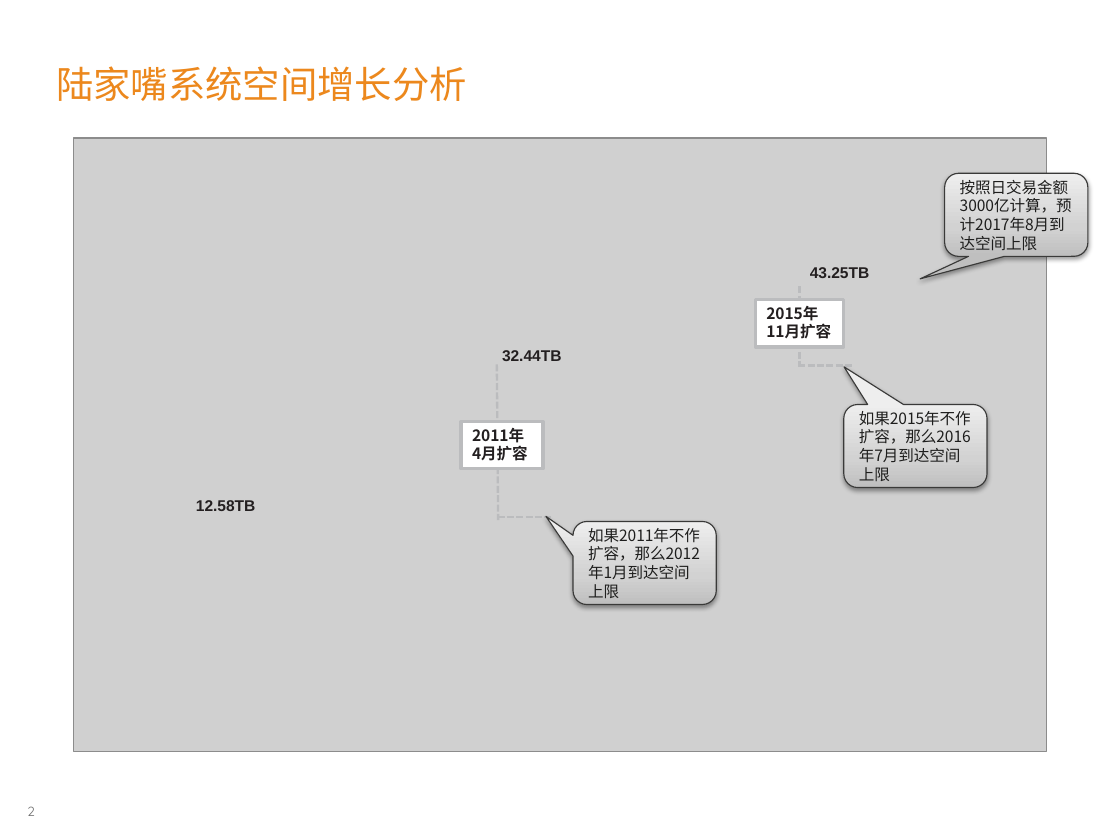
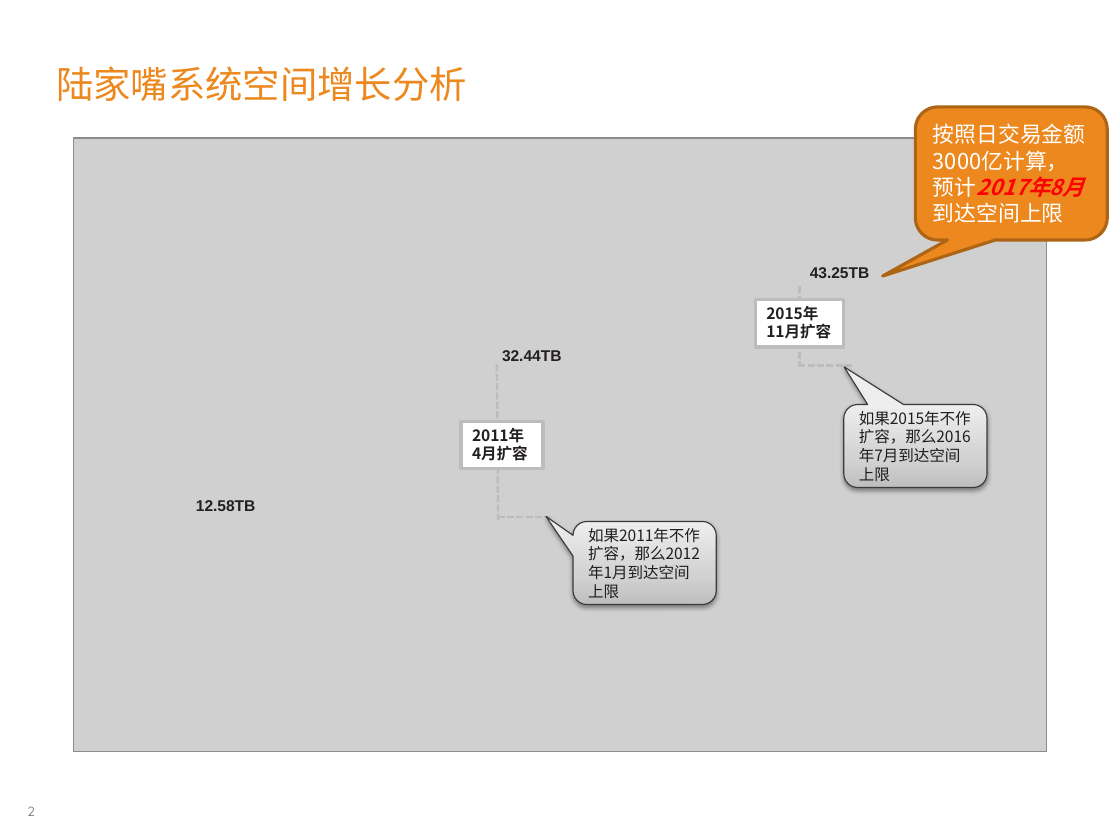
Before and after one commit to yaoran2000/MyTeradata, a slide deck: slide 2 of customers/上交所/陆家嘴系统2015年扩容补充说明.pptx. Drawn at 1120x840 pixels with LibreOffice and Linux fonts; fonts in the diff are those of the drawing; grey boxes stand for pictures; background and template pictures are left out. Boxes give left, top, right and bottom in pixels: in the first picture for what was removed or moved away, otherwise in the second. Text is boxed around its words. In the diff, an @@ line names an element or a change of style, - is before the commit and + after.

```diff
--- a/customers/上交所/陆家嘴系统2015年扩容补充说明.pptx
+++ b/customers/上交所/陆家嘴系统2015年扩容补充说明.pptx
@@ rounded speech box "按照日交易金额3000亿计算，预计2017年8月到达空间上限": place and size @@
-rounded speech box "按照日交易金额3000亿计算，预计2017年8月到达空间上限" at box(944, 174, 1088, 256)
+rounded speech box "按照日交易金额3000亿计算，预计2017年8月到达空间上限" at box(915, 106, 1107, 240)
@@ rounded speech box "按照日交易金额3000亿计算，预计2017年8月到达空间上限" at box(915, 106, 1107, 240): size 10 to 14 pt; text colour #1E1E1E to #FFFFFF, text colour #1E1E1E to #FF0000, bold on, italic on in "按照日交易金额3000亿计算，预计2017年8月到达空间上限"; fill gradient #C0C0BF to #D3D3D2 to #EEEEEE to #EC881D; outline #3B3B3A 0.75 pt to #AF6515 2 pt; shadow off @@
```
Also in this commit, not shown: 2 other slides changed, 18 other files.
